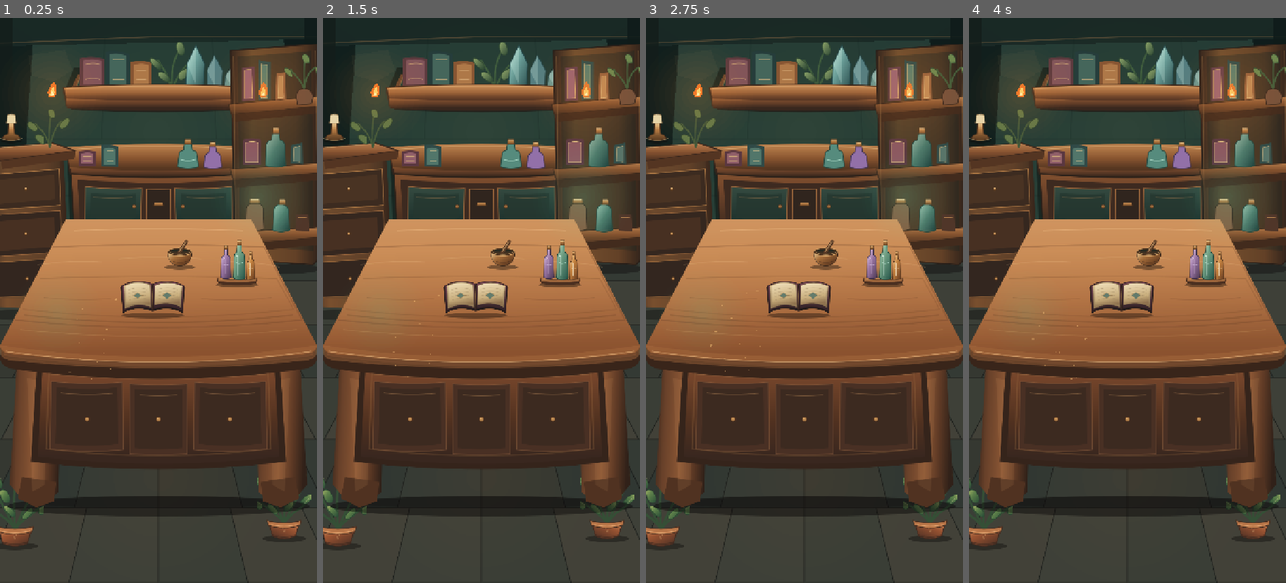
Above: before the commit, frames 1-4 (left to right).
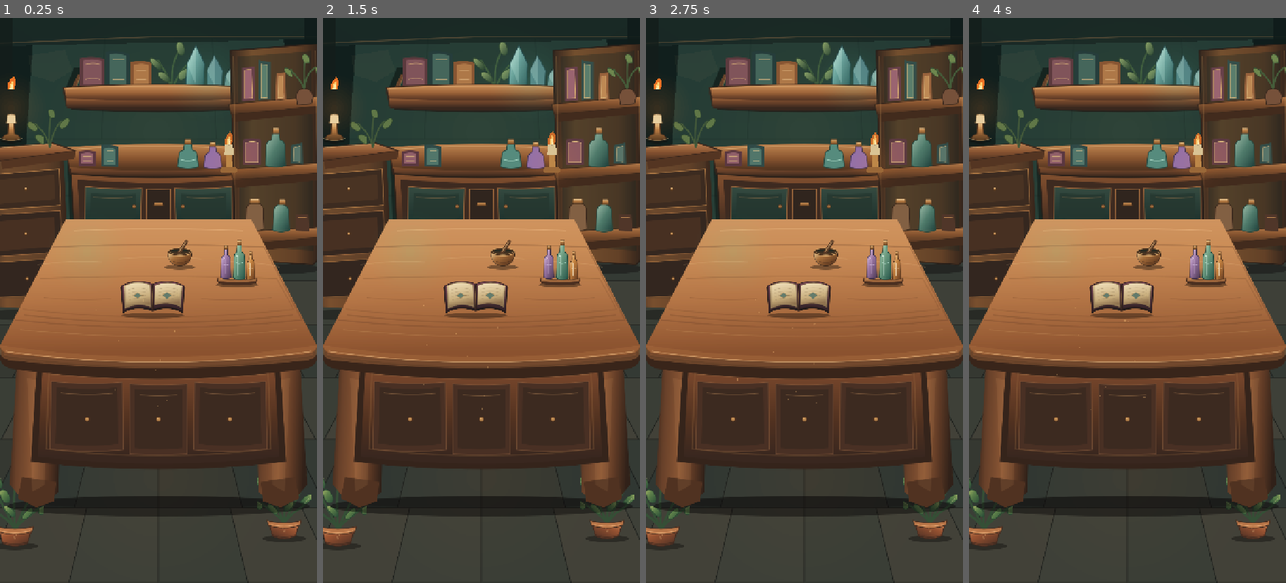
Above: after the commit, the same moments.

Repository: Kryodo/spell-sort-game
Game: Godot game, scene res://scenes/alchemy_workshop_experiment.tscn
Two runs of this game, one before a commit and one after it. Both use one fixed random seed, a clock stepped at 60 frames per second and the inputs below. This scene is started directly instead of the project's main scene.
Inputs (mouse positions are in pixels of both pictures, inside the frame that each line leads up to):
- Up to frame 1 (0.25 s): no input
- Up to frame 2 (1.5 s): move the mouse to (551, 272) at 0.52 s; click (551, 272) at 0.67 s; tap Enter at 1.25 s; drag from (418, 328) to (465, 413) at 1.27 s
- Up to frame 3 (2.75 s): tap Space at 2 s; move the mouse to (836, 176) at 2.02 s; click (836, 176) at 2.17 s
- Up to frame 4 (4 s): tap Enter at 2.75 s; drag from (1111, 413) to (1032, 215) at 2.77 s; move the mouse to (1222, 385) at 3.52 s; click (1222, 385) at 3.67 s

The runs differ from the first frame. In frame 1, 0.8% of the frame differs, in the area x 1-86%, y 10-69%; in frame 2, 0.8%; in frame 3, 0.8%; in frame 4, 0.8%.

Commit message:
Retune workshop lighting and animation to reference composition

Diff:
--- a/scripts/alchemy_workshop_effects.gd
+++ b/scripts/alchemy_workshop_effects.gd
@@ -1,6 +1,11 @@
 extends Node2D
 
 var _time := 0.0
+
+const LEFT_CANDLE_BASE := Vector2(26.0, 220.0)
+const REAR_CANDLE_BASE := Vector2(520.0, 345.0)
+const CRYSTAL_GLOW_CENTER := Vector2(470.0, 142.0)
+const CAULDRON_GLOW_CENTER := Vector2(198.0, 530.0)
 
 
 func _process(delta: float) -> void:
@@ -9,77 +14,114 @@
 
 
 func _draw() -> void:
-	_draw_candle_glow(Vector2(118.0, 178.0), 1.0)
-	_draw_candle_glow(Vector2(598.0, 178.0), 0.88)
-	_draw_crystal_glow(Vector2(590.0, 405.0))
-	_draw_cauldron_glow(Vector2(130.0, 670.0))
-	_draw_flame(Vector2(118.0, 178.0), 1.0, 0.0)
-	_draw_flame(Vector2(598.0, 178.0), 0.88, 1.7)
+	_draw_candle_glow(LEFT_CANDLE_BASE + Vector2(0.0, -12.0), 1.0, 76.0)
+	_draw_candle_glow(REAR_CANDLE_BASE + Vector2(0.0, -11.0), 0.82, 64.0)
+	_draw_crystal_glow(CRYSTAL_GLOW_CENTER)
+	_draw_cauldron_glow(CAULDRON_GLOW_CENTER)
+
+	_draw_rear_candle_stand()
+	_draw_flame(LEFT_CANDLE_BASE, 1.0, 0.0)
+	_draw_flame(REAR_CANDLE_BASE, 0.82, 1.4)
 	_draw_motes()
 
 
-func _draw_candle_glow(center: Vector2, strength: float) -> void:
+func _draw_candle_glow(center: Vector2, strength: float, max_radius: float) -> void:
 	var pulse := 1.0 + sin(_time * 2.4 + center.x * 0.01) * 0.045
 	for layer in range(10, 0, -1):
-		var radius := float(layer) * 12.0 * pulse
-		var alpha := (0.012 + (10.0 - float(layer)) * 0.0015) * strength
-		draw_circle(center + Vector2(0.0, -5.0), radius, Color(1.0, 0.57, 0.24, alpha))
+		var radius := max_radius * float(layer) / 10.0 * pulse
+		var alpha := (0.010 + (10.0 - float(layer)) * 0.0014) * strength
+		draw_circle(center + Vector2(0.0, -4.0), radius, Color(1.0, 0.57, 0.24, alpha))
 
 
 func _draw_crystal_glow(center: Vector2) -> void:
 	var pulse := 1.0 + sin(_time * 1.6) * 0.07
-	for layer in range(12, 0, -1):
-		var radius := float(layer) * 9.0 * pulse
-		var alpha := 0.008 + (12.0 - float(layer)) * 0.001
-		draw_circle(center, radius, Color(0.34, 0.92, 0.78, alpha))
+	for layer in range(11, 0, -1):
+		var radius := float(layer) * 8.0 * pulse
+		var alpha := 0.007 + (11.0 - float(layer)) * 0.001
+		draw_circle(center, radius, Color(0.34, 0.88, 0.76, alpha))
 
 
 func _draw_cauldron_glow(center: Vector2) -> void:
 	var pulse := 1.0 + sin(_time * 1.2) * 0.035
 	for layer in range(9, 0, -1):
-		var radius := float(layer) * 11.0 * pulse
+		var radius := float(layer) * 10.0 * pulse
 		var alpha := 0.008 + (9.0 - float(layer)) * 0.001
 		draw_circle(center, radius, Color(0.28, 0.91, 0.71, alpha))
 
 
+func _draw_rear_candle_stand() -> void:
+	# A restrained brass holder on the rear counter; the wick and flame stay live.
+	var base := REAR_CANDLE_BASE
+	draw_colored_polygon(
+		PackedVector2Array([
+			base + Vector2(-20.0, 0.0),
+			base + Vector2(-15.0, -8.0),
+			base + Vector2(15.0, -8.0),
+			base + Vector2(20.0, 0.0),
+			base + Vector2(14.0, 7.0),
+			base + Vector2(-14.0, 7.0)
+		]),
+		Color("#9a6838")
+	)
+	draw_colored_polygon(
+		PackedVector2Array([
+			base + Vector2(-8.0, -8.0),
+			base + Vector2(-6.0, -38.0),
+			base + Vector2(6.0, -38.0),
+			base + Vector2(8.0, -8.0)
+		]),
+		Color("#bd8748")
+	)
+	draw_colored_polygon(
+		PackedVector2Array([
+			base + Vector2(-11.0, -36.0),
+			base + Vector2(-9.0, -58.0),
+			base + Vector2(9.0, -58.0),
+			base + Vector2(11.0, -36.0)
+		]),
+		Color("#d9c394")
+	)
+	draw_line(base + Vector2(0.0, -58.0), base + Vector2(0.0, -64.0), Color("#2e2419"), 2.0, true)
+
+
 func _draw_flame(base: Vector2, strength: float, phase: float) -> void:
-	var sway := sin(_time * 5.2 + phase) * 3.0
-	var height := 32.0 + sin(_time * 4.1 + phase) * 2.5
+	var sway := sin(_time * 5.2 + phase) * 2.7
+	var height := 28.0 + sin(_time * 4.1 + phase) * 2.2
 	var outer := PackedVector2Array([
-		base + Vector2(-9.0, 0.0),
-		base + Vector2(-11.0 + sway * 0.35, -height * 0.34),
-		base + Vector2(-5.0 + sway, -height * 0.78),
-		base + Vector2(1.0 + sway * 1.2, -height),
-		base + Vector2(8.0 + sway * 0.65, -height * 0.68),
-		base + Vector2(10.0, -height * 0.28),
-		base + Vector2(7.0, 0.0)
+		base + Vector2(-8.0, -59.0),
+		base + Vector2(-10.0 + sway * 0.35, -59.0 - height * 0.34),
+		base + Vector2(-4.0 + sway, -59.0 - height * 0.78),
+		base + Vector2(1.0 + sway * 1.2, -59.0 - height),
+		base + Vector2(8.0 + sway * 0.65, -59.0 - height * 0.68),
+		base + Vector2(9.0, -59.0 - height * 0.28),
+		base + Vector2(6.0, -59.0)
 	])
-	draw_colored_polygon(outer, Color(1.0, 0.49, 0.16, 0.93 * strength))
+	draw_colored_polygon(outer, Color(1.0, 0.48, 0.15, 0.92 * strength))
 
 	var inner := PackedVector2Array([
-		base + Vector2(-5.0, -1.0),
-		base + Vector2(-5.0 + sway * 0.5, -height * 0.34),
-		base + Vector2(0.0 + sway, -height * 0.72),
-		base + Vector2(5.0 + sway * 0.4, -height * 0.31),
-		base + Vector2(4.0, -1.0)
+		base + Vector2(-4.5, -59.0),
+		base + Vector2(-4.0 + sway * 0.5, -59.0 - height * 0.35),
+		base + Vector2(0.0 + sway, -59.0 - height * 0.72),
+		base + Vector2(4.5 + sway * 0.4, -59.0 - height * 0.31),
+		base + Vector2(4.0, -59.0)
 	])
-	draw_colored_polygon(inner, Color(1.0, 0.82, 0.42, 0.96 * strength))
+	draw_colored_polygon(inner, Color(1.0, 0.82, 0.43, 0.96 * strength))
 
 	var core := PackedVector2Array([
-		base + Vector2(-2.5, -1.0),
-		base + Vector2(-1.0 + sway * 0.25, -height * 0.39),
-		base + Vector2(2.5 + sway * 0.3, -height * 0.15),
-		base + Vector2(2.5, -1.0)
+		base + Vector2(-2.0, -59.0),
+		base + Vector2(-1.0 + sway * 0.25, -59.0 - height * 0.39),
+		base + Vector2(2.5 + sway * 0.3, -59.0 - height * 0.15),
+		base + Vector2(2.5, -59.0)
 	])
 	draw_colored_polygon(core, Color(1.0, 0.96, 0.76, 0.86 * strength))
 
 
 func _draw_motes() -> void:
-	for index in range(14):
+	for index in range(13):
 		var seed := float(index) * 1.73
-		var drift := fposmod(_time * (8.0 + float(index % 4) * 2.0) + seed * 13.0, 210.0)
-		var x := 205.0 + sin(seed + _time * 0.35) * (34.0 + float(index % 3) * 13.0)
-		var y := 820.0 - drift
-		var radius := 1.0 + float(index % 3) * 0.55
-		var alpha := 0.25 + (sin(_time * 1.7 + seed) + 1.0) * 0.10
-		draw_circle(Vector2(x, y), radius, Color(1.0, 0.79, 0.49, alpha))
+		var drift := fposmod(_time * (6.0 + float(index % 4) * 1.7) + seed * 13.0, 260.0)
+		var x := 300.0 + sin(seed + _time * 0.32) * (65.0 + float(index % 3) * 17.0)
+		var y := 890.0 - drift
+		var radius := 1.0 + float(index % 3) * 0.48
+		var alpha := 0.18 + (sin(_time * 1.6 + seed) + 1.0) * 0.09
+		draw_circle(Vector2(x, y), radius, Color(1.0, 0.78, 0.49, alpha))
